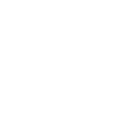
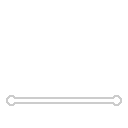
Before/after of a 128x128 layered artwork. What changed in the layer stack:
added layer "Layer 2" above "Layer 1" over [6, 95, 122, 106]
